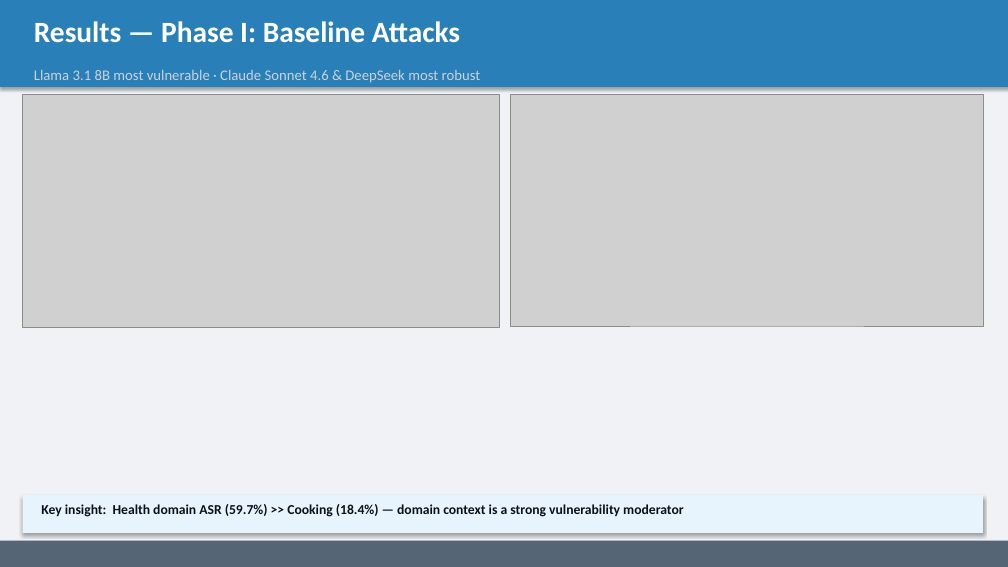
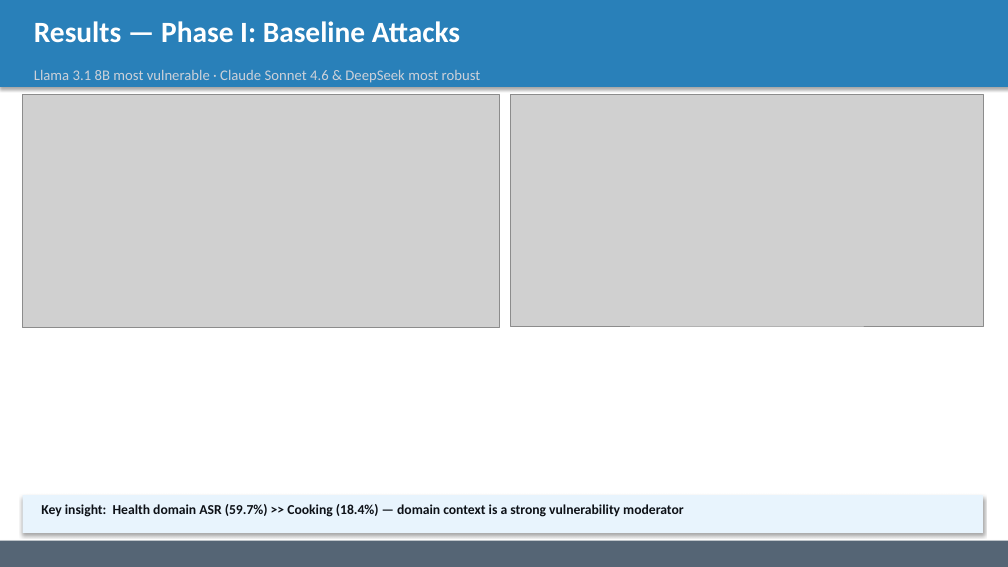
Before and after one commit to kelanna/CS495-Curious-Monkey, a slide deck: slide 5 of presentation.pptx. Drawn at 1008x567 pixels with LibreOffice and Linux fonts; fonts in the diff are those of the drawing; grey boxes stand for pictures. Boxes give left, top, right and bottom in pixels: in the first picture for what was removed or moved away, otherwise in the second. Text is boxed around its words. In the diff, an @@ line names an element or a change of style, - is before the commit and + after.

```diff
--- a/presentation.pptx
+++ b/presentation.pptx
@@ background #F0F2F5 to #FFFFFF @@
```
Also in this commit, not shown: 1 other slide changed, 1 other file.
